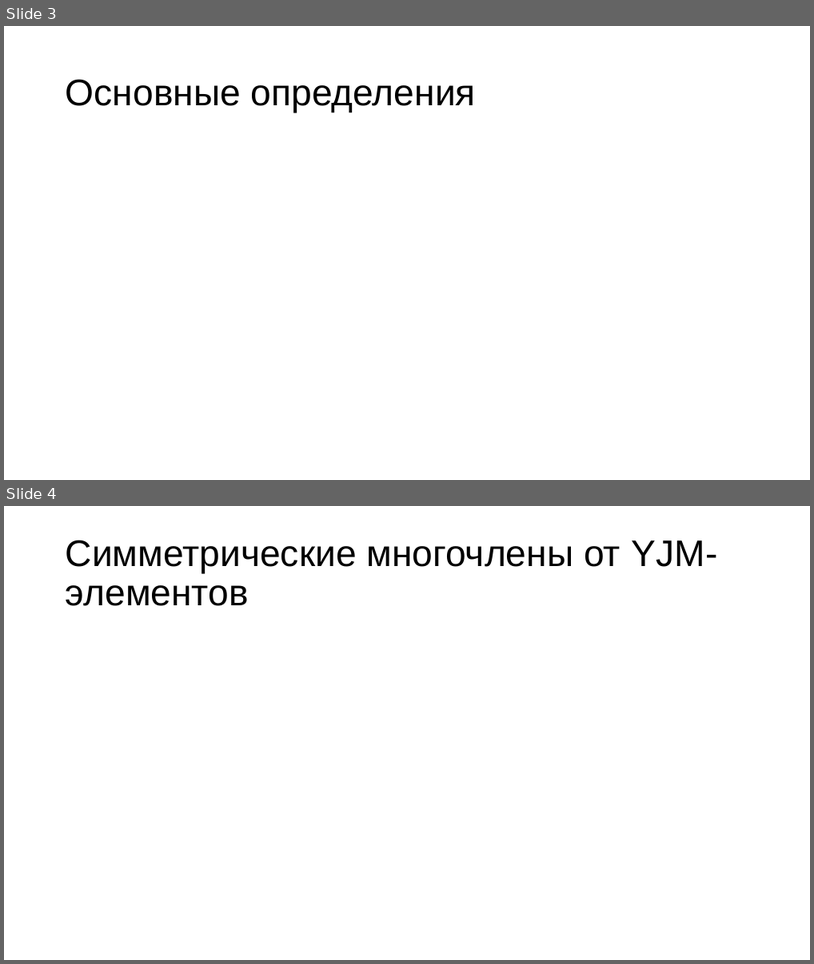
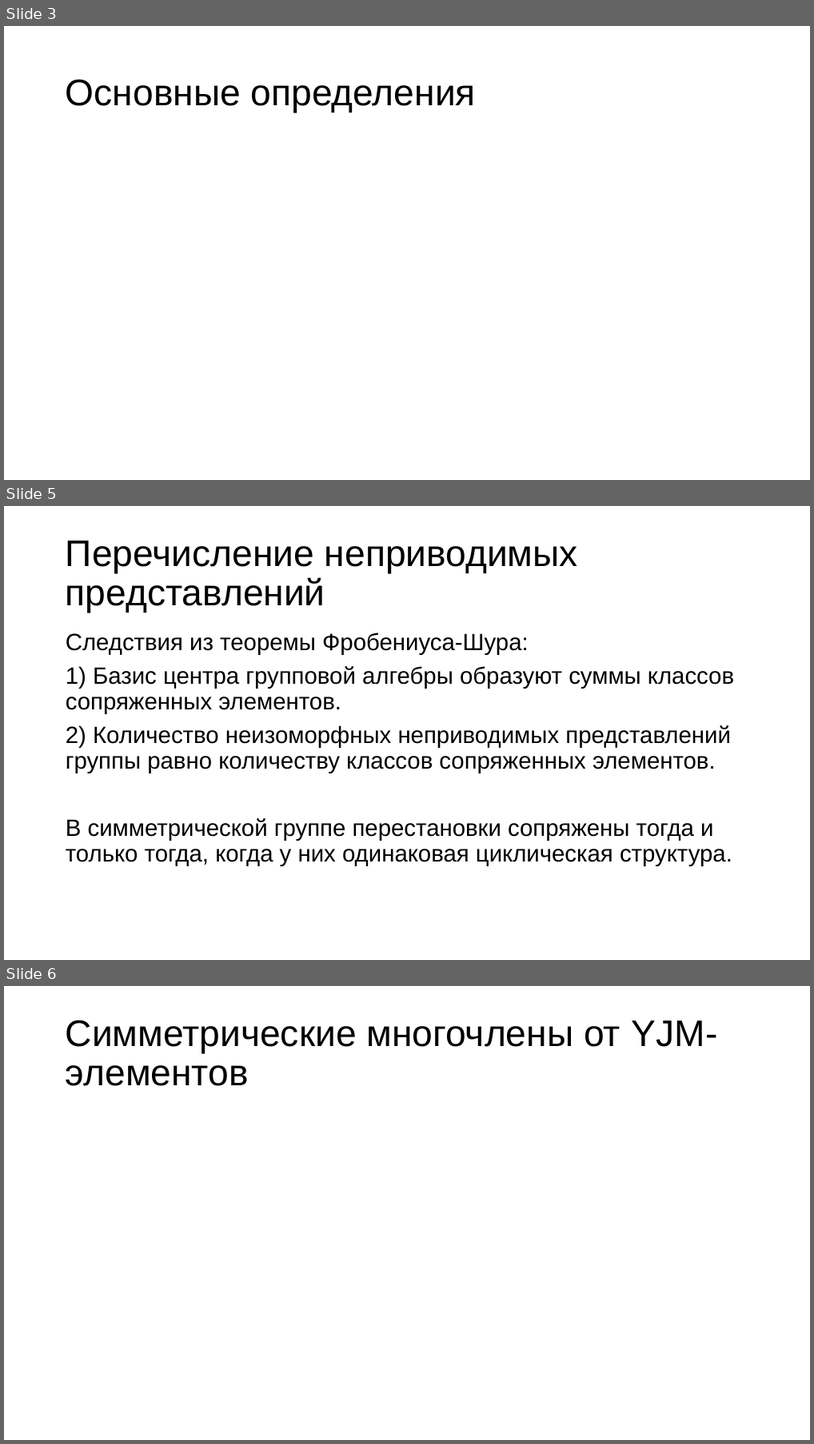
Before and after one commit to deathguard771/deathguard771, a slide deck: ПЗ/Sterlyagov_A_A.pptx. Shown one above the other, each under a label of ours: slides 3 and 4 before the commit, slides 3, 5 and 6 after it; the slides between them are not shown. The pictures are 814x964 and 814x1444 pixels, drawn with LibreOffice and Linux fonts; fonts in the diff are those of the drawing; grey boxes stand for pictures. Boxes give left, top, right and bottom in pixels: in the first picture for what was removed or moved away, otherwise in the second. Text is boxed around its words. In the diff, an @@ line names an element or a change of style, - is before the commit and + after.

```diff
--- a/ПЗ/Sterlyagov_A_A.pptx
+++ b/ПЗ/Sterlyagov_A_A.pptx
@@ slide 5 added at (x1=4, y1=506, x2=810, y2=960), background #FFFFFF @@
@@ title added at (x1=66, y1=540, x2=578, y2=613), 44 pt, text #000000 @@
+Перечисление неприводимых представлений
@@ text added at (x1=66, y1=632, x2=734, y2=866), 28 pt, text #000000 @@
+Следствия из теоремы Фробениуса-Шура:
+1) Базис центра групповой алгебры образуют суммы классов сопряженных элементов.
+2) Количество неизоморфных неприводимых представлений группы равно количеству классов сопряженных элементов.
+В симметрической группе перестановки сопряжены тогда и только тогда, когда у них одинаковая циклическая структура.
@@ what was slide 4 is now slide 6 @@
```
Also in this commit, not shown: 8 slides changed, 7 other slides added, 1 slide removed, 7 other files.
